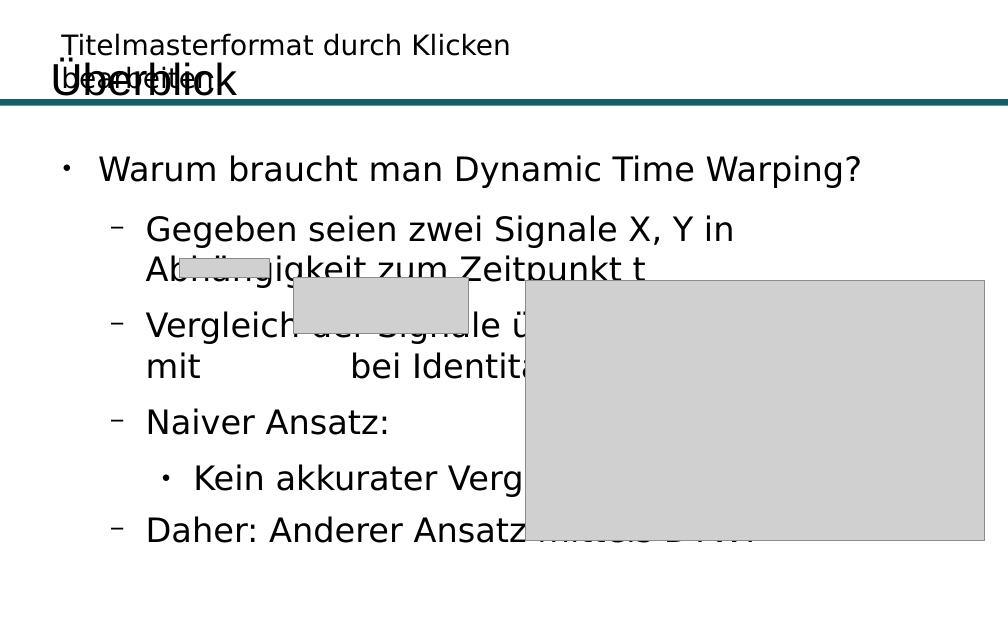
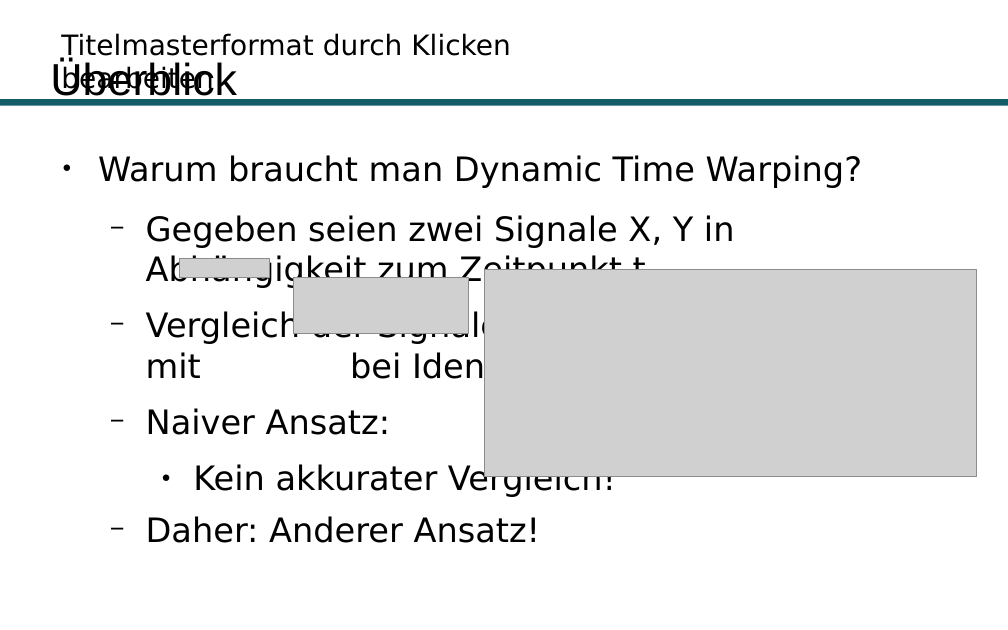
Before and after one commit to Hirnschwamm/DTW, a slide deck: slide 17 of Präsentation.odp. Drawn at 1008x630 pixels with LibreOffice and Linux fonts; fonts in the diff are those of the drawing; grey boxes stand for pictures; background and template pictures are left out. Boxes give left, top, right and bottom in pixels: in the first picture for what was removed or moved away, otherwise in the second. Text is boxed around its words. In the diff, an @@ line names an element or a change of style, - is before the commit and + after.

```diff
--- a/Präsentation.odp
+++ b/Präsentation.odp
@@ picture: place and size @@
-picture at [526, 280, 985, 540]
+picture at [484, 270, 976, 477]
@@ text at [146, 516, 541, 543]: text changed @@
-  − Daher: Anderer Ansatz mittels DTW!
+  − Daher: Anderer Ansatz!
```
Also in this commit, not shown: 14 other slides changed.
